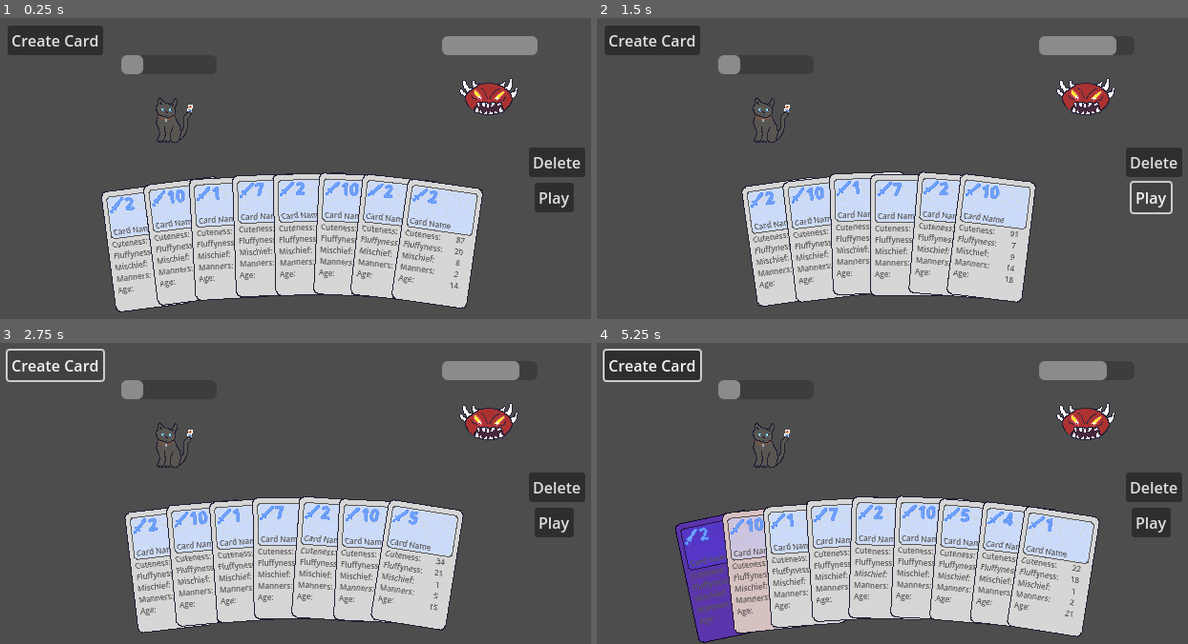
Above: before the commit, frames 1-4 (two rows, left to right).
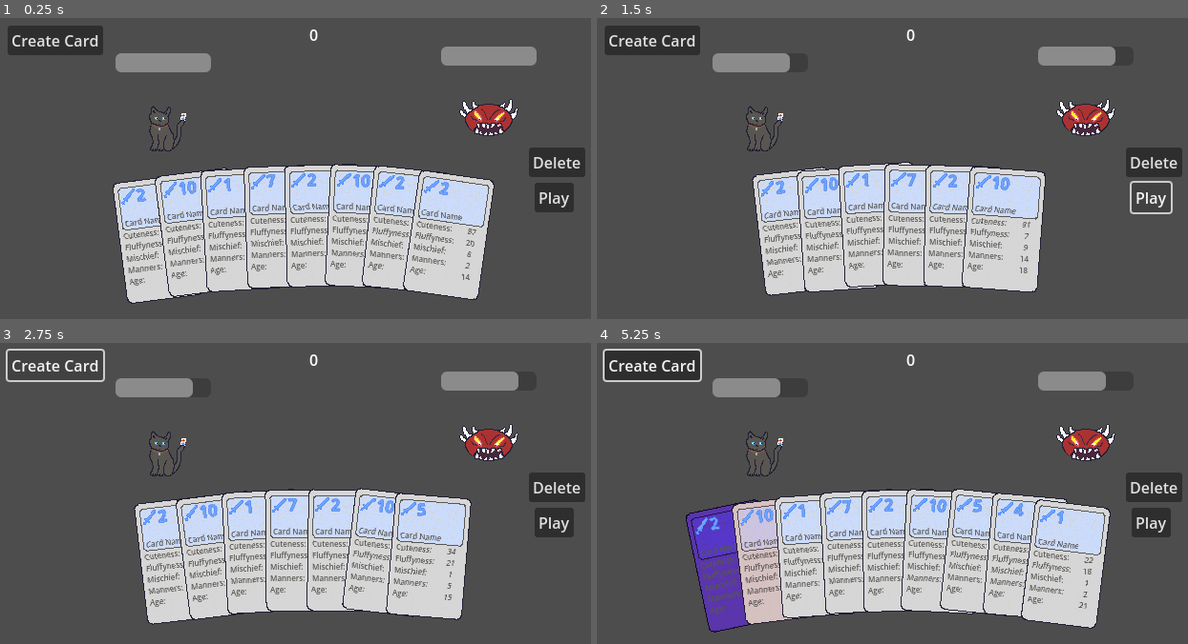
Above: after the commit, the same moments.

Repository: zcbntr/bucinum
Game: Godot game, scene res://scenes/main.tscn
Two runs of this game, one before a commit and one after it. Both use one fixed random seed, a clock stepped at 60 frames per second and the inputs below.
Inputs (mouse positions are in pixels of both pictures, inside the frame that each line leads up to):
- Up to frame 1 (0.25 s): no input
- Up to frame 2 (1.5 s): click "Play" at 0.5 s; click "Play" at 1.25 s
- Up to frame 3 (2.75 s): click "Create Card" at 2 s
- Up to frame 4 (5.25 s): click "Create Card" at 2.75 s; click "Play" at 3.5 s; click "Create Card" at 4.25 s; tap Enter at 5 s; move the mouse to (744, 571) at 5.02 s; press the mouse at (744, 571) at 5.03 s

The runs differ from the first frame. In frame 1, 19% of the frame differs, in the area x 17-91%, y 3-98%; in frame 2, 16%; in frame 3, 17%; in frame 4, 21%, in the area x 13-88%, y 3-100%.

Commit message:
Fix state transitions

Diff:
--- a/scenes/enemy_character.tscn
+++ b/scenes/enemy_character.tscn
@@ -8,15 +8,23 @@
 script = ExtResource("1_yrak4")
 
 [node name="Hand" parent="." instance=ExtResource("2_fburf")]
+position = Vector2(0, 2030)
+hand_radius = 2000
 
 [node name="EnemySprite" type="Sprite2D" parent="."]
-position = Vector2(513, 92)
 texture = ExtResource("2_t40xi")
 
 [node name="HealthBar" type="ProgressBar" parent="."]
-offset_left = 464.0
-offset_top = 23.0
-offset_right = 564.0
-offset_bottom = 43.0
+anchors_preset = 8
+anchor_left = 0.5
+anchor_top = 0.5
+anchor_right = 0.5
+anchor_bottom = 0.5
+offset_left = -50.0
+offset_top = -80.0
+offset_right = 50.0
+offset_bottom = -60.0
+grow_horizontal = 2
+grow_vertical = 2
 value = 100.0
 show_percentage = false
--- a/scenes/hand.tscn
+++ b/scenes/hand.tscn
@@ -3,11 +3,12 @@
 [ext_resource type="Script" path="res://scripts/hand.gd" id="1_7xxif"]
 
 [sub_resource type="CircleShape2D" id="CircleShape2D_kacww"]
-radius = 1000.0
+radius = 2000.0
 
 [node name="Hand" type="Node2D"]
 script = ExtResource("1_7xxif")
 angle_limit = 25.0
 
 [node name="DebugCircle" type="CollisionShape2D" parent="."]
+visible = false
 shape = SubResource("CircleShape2D_kacww")
--- a/scenes/main.tscn
+++ b/scenes/main.tscn
@@ -19,6 +19,13 @@
 outline_color = Color(0, 0, 0, 1)
 shadow_size = 2
 shadow_color = Color(0, 0, 0, 0.27451)
+
+[sub_resource type="LabelSettings" id="LabelSettings_wug7q"]
+font_size = 24
+outline_size = 3
+outline_color = Color(0, 0, 0, 1)
+shadow_size = 3
+shadow_color = Color(0, 0, 0, 0.32549)
 
 [node name="Main" type="Node2D"]
 script = ExtResource("1_s1fn5")
@@ -57,13 +64,32 @@
 label_settings = SubResource("LabelSettings_fyt5l")
 horizontal_alignment = 1
 
+[node name="RoundWonOverlay" type="ColorRect" parent="CanvasLayer"]
+visible = false
+offset_right = 640.0
+offset_bottom = 320.0
+color = Color(0.717647, 1, 1, 0.054902)
+
+[node name="Label" type="Label" parent="CanvasLayer/RoundWonOverlay"]
+layout_mode = 0
+offset_left = 250.0
+offset_top = 55.0
+offset_right = 384.0
+offset_bottom = 89.0
+text = "Round Won"
+label_settings = SubResource("LabelSettings_wug7q")
+horizontal_alignment = 1
+
 [node name="GameScreen" type="Node2D" parent="."]
 
 [node name="PlayerCharacter" parent="GameScreen" instance=ExtResource("2_dxoge")]
+position = Vector2(172, 121)
 
 [node name="EnemyCharacter" parent="GameScreen" instance=ExtResource("3_tay2c")]
+position = Vector2(513, 114)
 
 [node name="GameController" type="Node2D" parent="."]
+visible = false
 script = ExtResource("6_8xm4k")
 
 [node name="PlayUI" type="Node2D" parent="."]
@@ -90,6 +116,15 @@
 text = "Create Card
 "
 
+[node name="StateLbl" type="Label" parent="."]
+offset_left = 279.0
+offset_top = 10.0
+offset_right = 382.0
+offset_bottom = 33.0
+text = "State:
+"
+horizontal_alignment = 1
+
 [connection signal="pressed" from="PlayUI/PlayButton" to="." method="_on_play_button_pressed"]
 [connection signal="pressed" from="PlayUI/DeleteButton" to="." method="_on_delete_card_button_pressed"]
 [connection signal="pressed" from="PlayUI/CreateCardButton" to="." method="_on_create_card_button_pressed"]
--- a/scenes/player_character.tscn
+++ b/scenes/player_character.tscn
@@ -8,16 +8,22 @@
 script = ExtResource("1_c536f")
 
 [node name="Hand" parent="." instance=ExtResource("2_iomj6")]
-position = Vector2(320, 1230)
+position = Vector2(160, 1100)
 
 [node name="PlayerSprite" type="Sprite2D" parent="."]
-position = Vector2(179, 112)
 texture = ExtResource("3_ia8ty")
 
 [node name="HealthBar" type="ProgressBar" parent="."]
-offset_left = 128.0
-offset_top = 43.0
-offset_right = 228.0
-offset_bottom = 63.0
+anchors_preset = 8
+anchor_left = 0.5
+anchor_top = 0.5
+anchor_right = 0.5
+anchor_bottom = 0.5
+offset_left = -50.0
+offset_top = -80.0
+offset_right = 50.0
+offset_bottom = -60.0
+grow_horizontal = 2
+grow_vertical = 2
 value = 100.0
 show_percentage = false
--- a/scripts/main.gd
+++ b/scripts/main.gd
@@ -19,16 +19,23 @@
 
 # Called every frame. 'delta' is the elapsed time since the previous frame.
 func _process(delta: float) -> void:
+	($StateLbl as Label).set_text(str(game_controller.current_state))
+
 	if game_controller.current_state == GameController.GameState.ENEMY_TURN:
 #		AI Logic
-		play_enemy_hand()
+		play_enemy_card()
 
-		game_controller.transition(GameController.GameState.PLAYER_TURN)
+	elif game_controller.current_state == GameController.GameState.ROUND_WON:
+		$CanvasLayer/RoundWonOverlay.visible = true
 
-	check_game_valid()
+	elif game_controller.current_state == GameController.GameState.VICTORY:
+		$CanvasLayer/VictoryOverlay.visible = true
+
+	elif game_controller.current_state == GameController.GameState.GAMEOVER:
+		$CanvasLayer/GameOverOverlay.visible = true
 
 
-func play_enemy_hand() -> void:
+func play_enemy_card() -> void:
 	if (!enemy_character.hand_is_empty()):
 		var card = enemy_character.remove_top_card()
 		card.play({
@@ -36,8 +43,10 @@
 			"targets": [$GameScreen/PlayerCharacter]
 		})
 
+	transition_game_state()
 
-func _on_deck_and_hand_card_played(card: Card) -> void:
+
+func play_player_card(card: Card) -> void:
 #	Turn into a player turn method
 #		Eventually make a function to calculate card cost - modifiers should change it
 	var card_cost: int = 1
@@ -47,17 +56,17 @@
 			"targets": [$GameScreen/EnemyCharacter]
 		})
 
-func check_game_valid() -> void:
+	transition_game_state()
+
+func transition_game_state() -> void:
 	if (enemy_character.health <= 0):
 		game_controller.transition(GameController.GameState.ROUND_WON)
 	elif (player_character.health <= 0):
 		game_controller.transition(GameController.GameState.GAMEOVER)
-	elif game_controller.current_state == GameController.GameState.VICTORY:
-		$CanvasLayer/VictoryOverlay.visible = true
-	elif game_controller.current_state == GameController.GameState.GAMEOVER:
-		$CanvasLayer/GameOverOverlay.visible = true
-
-	game_controller.transition(GameController.GameState.ENEMY_TURN)
+	elif game_controller.current_state == GameController.GameState.ENEMY_TURN:
+		game_controller.transition(GameController.GameState.PLAYER_TURN)
+	elif game_controller.current_state == GameController.GameState.PLAYER_TURN:
+		game_controller.transition(GameController.GameState.ENEMY_TURN)
 
 
 func _on_create_card_button_pressed() -> void:
@@ -65,8 +74,9 @@
 	player_character.add_card_to_hand(card)
 
 func _on_play_button_pressed() -> void:
-	if (!player_character.hand_is_empty()):
-		_on_deck_and_hand_card_played(player_character.remove_top_card())
+	if (game_controller.current_state == GameController.GameState.PLAYER_TURN):
+		if (!player_character.hand_is_empty()):
+			play_player_card(player_character.remove_top_card())
 
 func _on_delete_card_button_pressed() -> void:
 	player_character.remove_selected_cards()
Not shown: 1 places in scenes/main.tscn that only renumber resources
